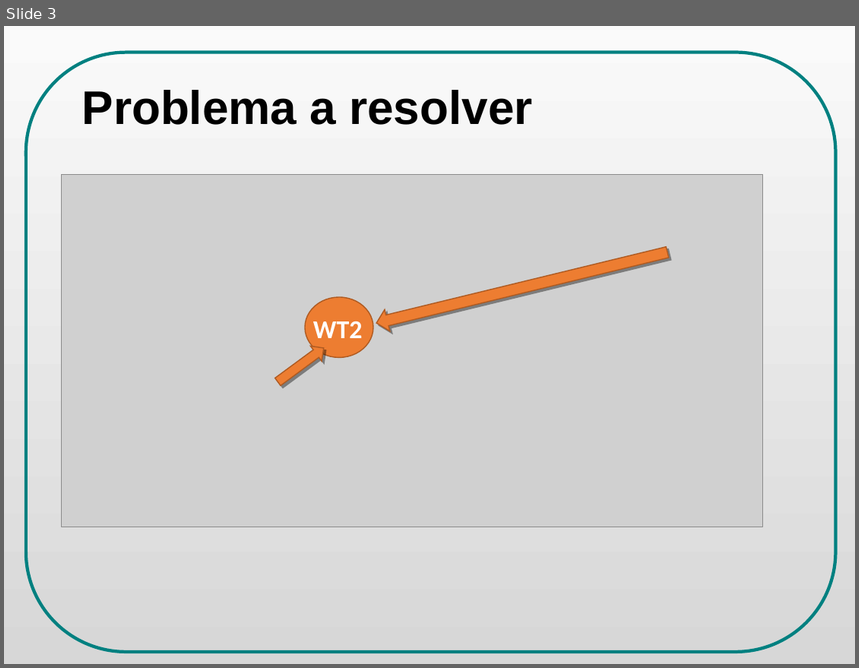
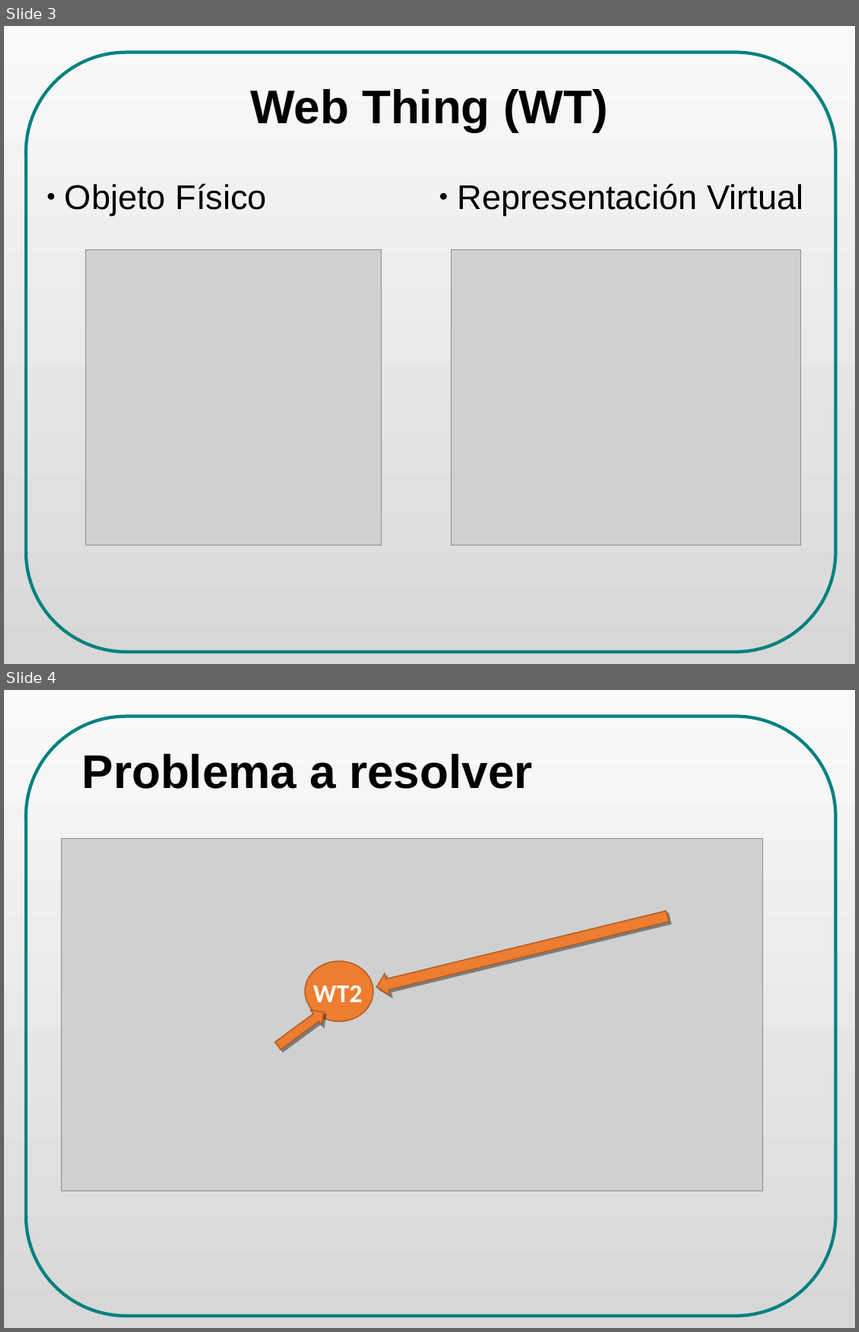
Before and after one commit to danielsalgadop/sac, a slide deck: docs/presentation/social_access_controller_ODP_final.odp. Shown one above the other, each under a label of ours: slide 3 before the commit, slides 3 and 4 after it. The pictures are 859x668 and 859x1332 pixels, drawn with LibreOffice and Linux fonts; fonts in the diff are those of the drawing; grey boxes stand for pictures. Boxes give left, top, right and bottom in pixels: in the first picture for what was removed or moved away, otherwise in the second. Text is boxed around its words. In the diff, an @@ line names an element or a change of style, - is before the commit and + after.

```diff
--- a/docs/presentation/social_access_controller_ODP_final.odp
+++ b/docs/presentation/social_access_controller_ODP_final.odp
@@ slide 3 added at box(4, 26, 855, 664), background gradient #FAFAFA to #D7D7D7 @@
@@ freeform shape added at box(25, 53, 836, 652), outline #008080 3 pt @@
@@ text added at box(250, 89, 608, 132), 44 pt, text #000000, bold @@
+Web Thing (WT)
@@ text added at box(65, 183, 266, 216), 32 pt, text #000000 @@
+● Objeto Físico
@@ text added at box(457, 183, 804, 216), 32 pt, text #000000 @@
+● Representación Virtual
@@ picture added at box(86, 250, 382, 546) @@
@@ picture added at box(451, 250, 800, 546) @@
@@ what was slide 3 is now slide 4 @@
```
Also in this commit, not shown: 10 slides changed, 1 slide removed, 8 other files.
